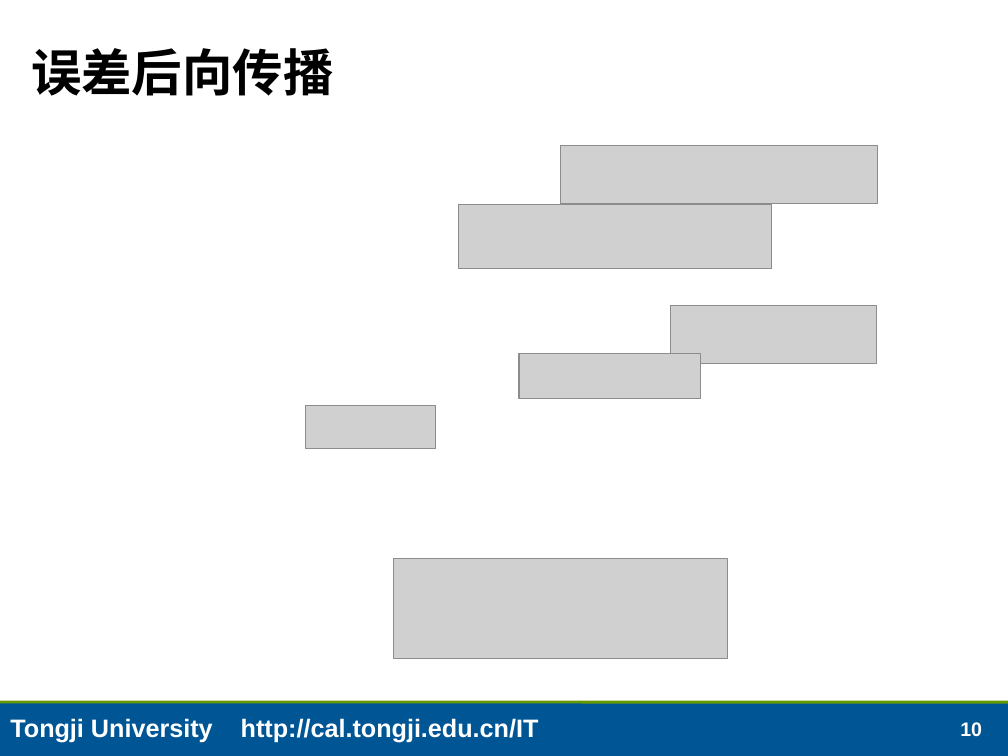
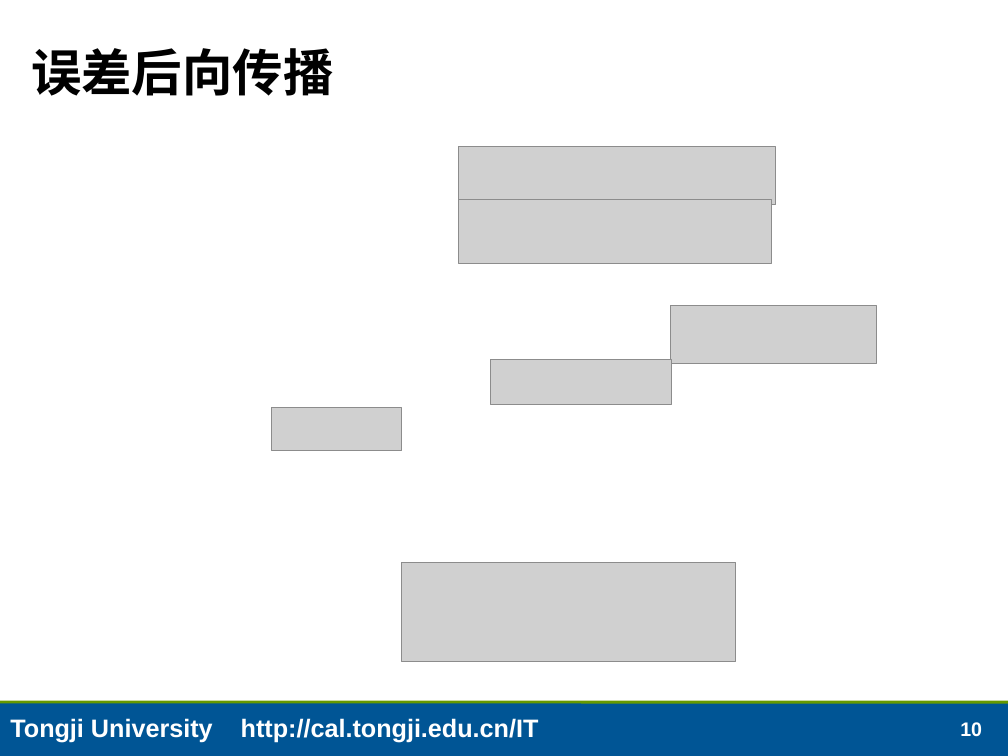
Before and after one commit to zhouzilong2020/python, a slide deck: slide 10 of modling /ppt/第12.2讲--多变量非线性建模--神经网络1-分类模型.pptx. Drawn at 1008x756 pixels with LibreOffice and Linux fonts; fonts in the diff are those of the drawing; grey boxes stand for pictures; background and template pictures are left out. Boxes give left, top, right and bottom in pixels: in the first picture for what was removed or moved away, otherwise in the second. Text is boxed around its words. In the diff, an @@ line names an element or a change of style, - is before the commit and + after.

```diff
--- a/modling /ppt/第12.2讲--多变量非线性建模--神经网络1-分类模型.pptx
+++ b/modling /ppt/第12.2讲--多变量非线性建模--神经网络1-分类模型.pptx
@@ picture: place and size @@
-picture at box(560, 146, 878, 205)
+picture at box(459, 147, 776, 206)
@@ picture: place and size @@
-picture at box(459, 205, 771, 268)
+picture at box(459, 200, 771, 263)
@@ picture: place and size @@
-picture at box(519, 354, 701, 399)
+picture at box(490, 359, 671, 404)
@@ picture: place and size @@
-picture at box(305, 405, 435, 449)
+picture at box(271, 407, 401, 451)
@@ picture: place and size @@
-picture at box(394, 558, 728, 658)
+picture at box(401, 562, 735, 662)
```
Also in this commit, not shown: 22 other files.
